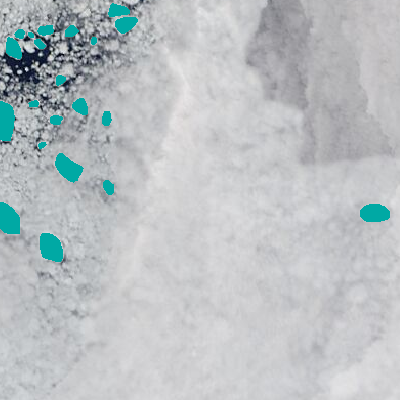
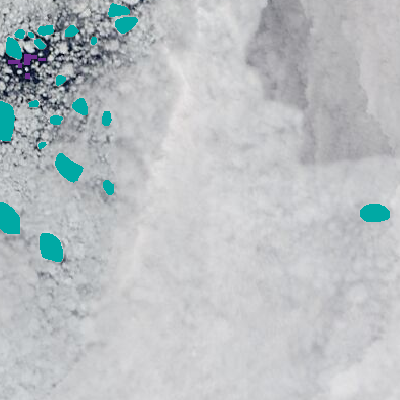
Layered file, before and after one edit (400x400). Changes by layer:
added layer "water samples" above "ice floes" over 8, 54, 46, 79
